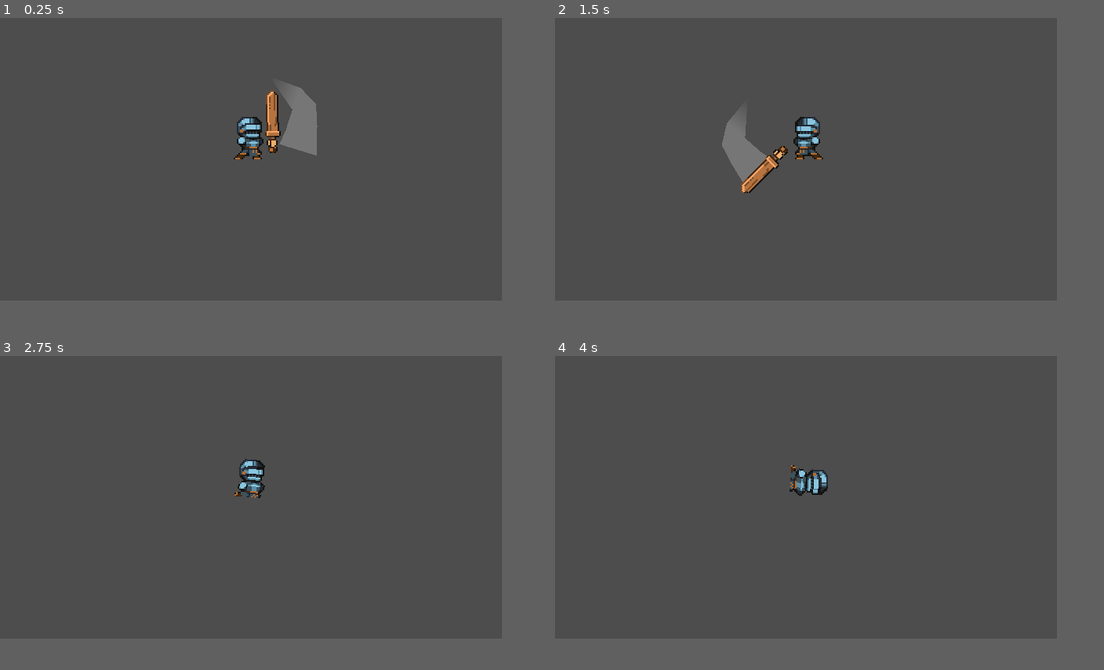
Above: before the commit, frames 1-4 (two rows, left to right).
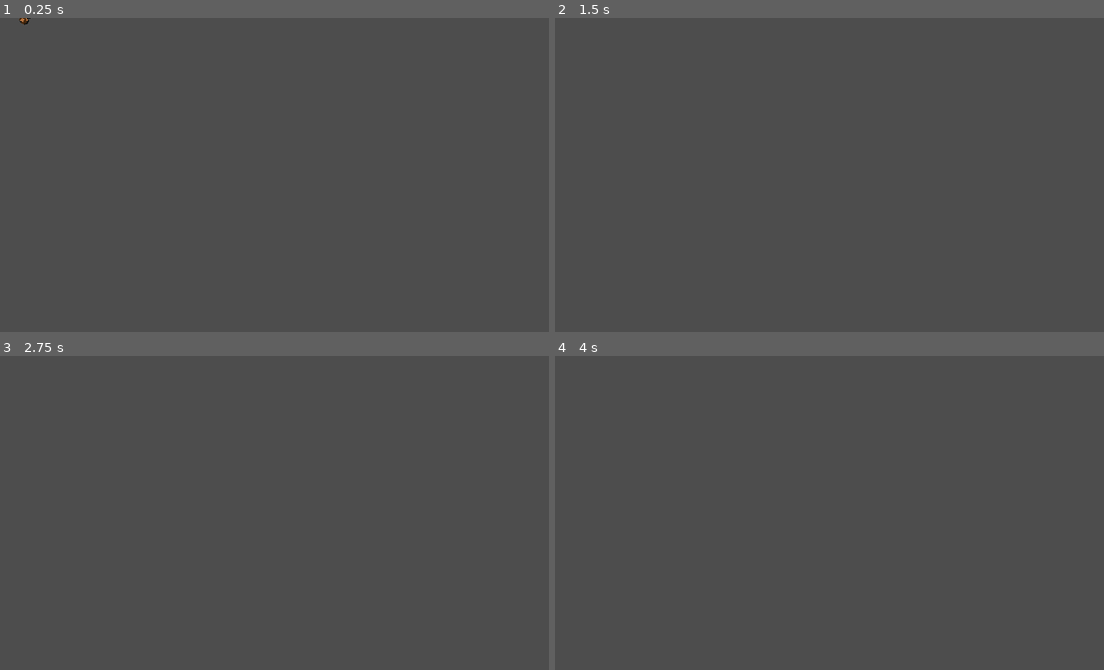
Above: after the commit, the same moments.

Repository: victordev018/Turning-Back-the-Pain
Game: Godot game, scene res://scenes/world_1.tscn
Same seed, same stepped clock (60 frames per second), same inputs: the game is played once before the commit and once after it.
Inputs (mouse positions are in pixels of both pictures, inside the frame that each line leads up to):
- Up to frame 1 (0.25 s): no input
- Up to frame 2 (1.5 s): move the mouse to (917, 143) at 0.52 s; hold W (move_up) 0.53-1.28 s; tap D (move_rigth) at 0.6 s; click (917, 143) at 0.8 s; move the mouse to (703, 175) at 1.27 s; hold S (move_down) from 1.28 s (still down); click (703, 175) at 1.35 s
- Up to frame 3 (2.75 s): right-click (148, 513) at 1.55 s; move the mouse to (301, 434) at 2.02 s; release S (move_down) at 2.03 s; hold W (move_up) from 2.03 s (still down); right-click (301, 434) at 2.1 s; click (301, 434) at 2.17 s; tap D (move_rigth) at 2.3 s
- Up to frame 4 (4 s): tap Enter at 2.75 s; move the mouse to (780, 553) at 2.77 s; tap D (move_rigth) at 2.85 s; click (780, 553) at 3.05 s; tap Space at 3.5 s; move the mouse to (955, 538) at 3.52 s; release W (move_up) at 3.53 s; hold A (move_left) from 3.53 s (still down); click (955, 538) at 3.6 s; right-click (955, 538) at 3.8 s
In our replay, the window is 640x360 before the commit and 700x400 after it. These sizes can differ from the game's own. Grey fills any space a smaller window leaves; there, only what the larger window draws over its background counts as a difference.

The runs differ from the first frame. In frame 1, 2.0% of the frame differs, in the area x 3-58%, y 0-45%; in frame 2, 1.8%; in frame 3, 0.4%; in frame 4, 0.4%.

Commit message:
Add state_machine and update player script

Diff:
--- a/project.godot
+++ b/project.godot
@@ -17,8 +17,8 @@
 
 [display]
 
-window/size/viewport_width=320
-window/size/viewport_height=180
+window/size/viewport_width=350
+window/size/viewport_height=200
 window/size/window_width_override=720
 window/size/window_height_override=360
 window/stretch/mode="canvas_items"
@@ -28,21 +28,37 @@
 move_left={
 "deadzone": 0.5,
 "events": [Object(InputEventKey,"resource_local_to_scene":false,"resource_name":"","device":-1,"window_id":0,"alt_pressed":false,"shift_pressed":false,"ctrl_pressed":false,"meta_pressed":false,"pressed":false,"keycode":0,"physical_keycode":65,"key_label":0,"unicode":97,"echo":false,"script":null)
+, Object(InputEventJoypadMotion,"resource_local_to_scene":false,"resource_name":"","device":-1,"axis":0,"axis_value":-1.0,"script":null)
 ]
 }
 move_rigth={
 "deadzone": 0.5,
 "events": [Object(InputEventKey,"resource_local_to_scene":false,"resource_name":"","device":-1,"window_id":0,"alt_pressed":false,"shift_pressed":false,"ctrl_pressed":false,"meta_pressed":false,"pressed":false,"keycode":0,"physical_keycode":68,"key_label":0,"unicode":100,"echo":false,"script":null)
+, Object(InputEventJoypadMotion,"resource_local_to_scene":false,"resource_name":"","device":-1,"axis":0,"axis_value":1.0,"script":null)
 ]
 }
 move_up={
 "deadzone": 0.5,
 "events": [Object(InputEventKey,"resource_local_to_scene":false,"resource_name":"","device":-1,"window_id":0,"alt_pressed":false,"shift_pressed":false,"ctrl_pressed":false,"meta_pressed":false,"pressed":false,"keycode":0,"physical_keycode":87,"key_label":0,"unicode":119,"echo":false,"script":null)
+, Object(InputEventJoypadMotion,"resource_local_to_scene":false,"resource_name":"","device":-1,"axis":1,"axis_value":-1.0,"script":null)
 ]
 }
 move_down={
 "deadzone": 0.5,
 "events": [Object(InputEventKey,"resource_local_to_scene":false,"resource_name":"","device":-1,"window_id":0,"alt_pressed":false,"shift_pressed":false,"ctrl_pressed":false,"meta_pressed":false,"pressed":false,"keycode":0,"physical_keycode":83,"key_label":0,"unicode":115,"echo":false,"script":null)
+, Object(InputEventJoypadMotion,"resource_local_to_scene":false,"resource_name":"","device":-1,"axis":1,"axis_value":1.0,"script":null)
+]
+}
+attack={
+"deadzone": 0.5,
+"events": [Object(InputEventMouseButton,"resource_local_to_scene":false,"resource_name":"","device":-1,"window_id":0,"alt_pressed":false,"shift_pressed":false,"ctrl_pressed":false,"meta_pressed":false,"button_mask":1,"position":Vector2(171, 17),"global_position":Vector2(175, 58),"factor":1.0,"button_index":1,"canceled":false,"pressed":true,"double_click":false,"script":null)
+, Object(InputEventJoypadButton,"resource_local_to_scene":false,"resource_name":"","device":-1,"button_index":2,"pressure":0.0,"pressed":true,"script":null)
+]
+}
+roll={
+"deadzone": 0.5,
+"events": [Object(InputEventMouseButton,"resource_local_to_scene":false,"resource_name":"","device":-1,"window_id":0,"alt_pressed":false,"shift_pressed":false,"ctrl_pressed":false,"meta_pressed":false,"button_mask":2,"position":Vector2(138, 20),"global_position":Vector2(142, 61),"factor":1.0,"button_index":2,"canceled":false,"pressed":true,"double_click":false,"script":null)
+, Object(InputEventJoypadMotion,"resource_local_to_scene":false,"resource_name":"","device":-1,"axis":4,"axis_value":1.0,"script":null)
 ]
 }
 
--- a/scenes/player.tscn
+++ b/scenes/player.tscn
@@ -243,6 +243,70 @@
 "values": [-1.87946]
 }
 
+[sub_resource type="Animation" id="Animation_sw3s0"]
+resource_name = "RollLeft"
+length = 0.5
+tracks/0/type = "value"
+tracks/0/imported = false
+tracks/0/enabled = true
+tracks/0/path = NodePath("RollSprite:frame")
+tracks/0/interp = 1
+tracks/0/loop_wrap = true
+tracks/0/keys = {
+"times": PackedFloat32Array(0),
+"transitions": PackedFloat32Array(1),
+"update": 1,
+"values": [1]
+}
+tracks/1/type = "value"
+tracks/1/imported = false
+tracks/1/enabled = true
+tracks/1/path = NodePath("RollSprite:rotation")
+tracks/1/interp = 2
+tracks/1/loop_wrap = true
+tracks/1/keys = {
+"times": PackedFloat32Array(0, 0.5),
+"transitions": PackedFloat32Array(1, 1.10957),
+"update": 0,
+"values": [0.0, -6.28319]
+}
+tracks/2/type = "value"
+tracks/2/imported = false
+tracks/2/enabled = true
+tracks/2/path = NodePath("RollSprite:visible")
+tracks/2/interp = 1
+tracks/2/loop_wrap = true
+tracks/2/keys = {
+"times": PackedFloat32Array(0, 0.5),
+"transitions": PackedFloat32Array(1, 1),
+"update": 1,
+"values": [true, false]
+}
+tracks/3/type = "value"
+tracks/3/imported = false
+tracks/3/enabled = true
+tracks/3/path = NodePath("Animation:visible")
+tracks/3/interp = 1
+tracks/3/loop_wrap = true
+tracks/3/keys = {
+"times": PackedFloat32Array(0, 0.5),
+"transitions": PackedFloat32Array(1, 1),
+"update": 1,
+"values": [false, true]
+}
+tracks/4/type = "value"
+tracks/4/imported = false
+tracks/4/enabled = true
+tracks/4/path = NodePath("SwordNode:visible")
+tracks/4/interp = 1
+tracks/4/loop_wrap = true
+tracks/4/keys = {
+"times": PackedFloat32Array(0, 0.5),
+"transitions": PackedFloat32Array(1, 1),
+"update": 1,
+"values": [false, true]
+}
+
 [sub_resource type="Animation" id="Animation_vor7p"]
 resource_name = "RollRight"
 length = 0.5
@@ -307,70 +371,6 @@
 "values": [false, true]
 }
 
-[sub_resource type="Animation" id="Animation_sw3s0"]
-resource_name = "RollLeft"
-length = 0.5
-tracks/0/type = "value"
-tracks/0/imported = false
-tracks/0/enabled = true
-tracks/0/path = NodePath("RollSprite:frame")
-tracks/0/interp = 1
-tracks/0/loop_wrap = true
-tracks/0/keys = {
-"times": PackedFloat32Array(0),
-"transitions": PackedFloat32Array(1),
-"update": 1,
-"values": [1]
-}
-tracks/1/type = "value"
-tracks/1/imported = false
-tracks/1/enabled = true
-tracks/1/path = NodePath("RollSprite:rotation")
-tracks/1/interp = 2
-tracks/1/loop_wrap = true
-tracks/1/keys = {
-"times": PackedFloat32Array(0, 0.5),
-"transitions": PackedFloat32Array(1, 1),
-"update": 0,
-"values": [0.0, -6.28319]
-}
-tracks/2/type = "value"
-tracks/2/imported = false
-tracks/2/enabled = true
-tracks/2/path = NodePath("RollSprite:visible")
-tracks/2/interp = 1
-tracks/2/loop_wrap = true
-tracks/2/keys = {
-"times": PackedFloat32Array(0, 0.5),
-"transitions": PackedFloat32Array(1, 1),
-"update": 1,
-"values": [true, false]
-}
-tracks/3/type = "value"
-tracks/3/imported = false
-tracks/3/enabled = true
-tracks/3/path = NodePath("Animation:visible")
-tracks/3/interp = 1
-tracks/3/loop_wrap = true
-tracks/3/keys = {
-"times": PackedFloat32Array(0, 0.5),
-"transitions": PackedFloat32Array(1, 1),
-"update": 1,
-"values": [false, true]
-}
-tracks/4/type = "value"
-tracks/4/imported = false
-tracks/4/enabled = true
-tracks/4/path = NodePath("SwordNode:visible")
-tracks/4/interp = 1
-tracks/4/loop_wrap = true
-tracks/4/keys = {
-"times": PackedFloat32Array(0, 0.5),
-"transitions": PackedFloat32Array(1, 1),
-"update": 1,
-"values": [false, true]
-}
-
 [sub_resource type="AnimationLibrary" id="AnimationLibrary_xv3we"]
 _data = {
 "Attack": SubResource("Animation_otf4t"),
@@ -419,7 +419,6 @@
 [node name="SwordSprite" type="Sprite2D" parent="SwordNode/Area2D"]
 position = Vector2(10.1994, 16.7921)
 rotation = -1.87946
-scale = Vector2(1, 1)
 texture = ExtResource("5_5mi12")
 centered = false
 offset = Vector2(-7, -39)
@@ -436,11 +435,10 @@
 [node name="CollisionShape2D" type="CollisionShape2D" parent="SwordNode/Area2D"]
 position = Vector2(-8.34348, 3.51941)
 rotation = -0.443677
-scale = Vector2(1, 1)
 shape = SubResource("RectangleShape2D_abuey")
 
 [node name="Polygon2D" type="Polygon2D" parent="SwordNode"]
-modulate = Color(1, 1, 1, 0.235294)
+modulate = Color(1, 1, 1, 0)
 z_index = -1
 position = Vector2(-6, -4)
 rotation = 0.0147984
--- a/scenes/world_1.tscn
+++ b/scenes/world_1.tscn
@@ -6,4 +6,5 @@
 
 [node name="Player" parent="." instance=ExtResource("1_rnydu")]
 
-[node name="Camera2D" type="Camera2D" parent="Player"]
+[node name="Polygon2D" type="Polygon2D" parent="."]
+polygon = PackedVector2Array(115, -25, 107, -71, 151, -72, 156, -30)
--- a/scripts/player.gd
+++ b/scripts/player.gd
@@ -1,17 +1,19 @@
 extends CharacterBody2D
 
+@onready var animation = $Animation
+## Movimentação do Player
+var _move_speed: float = 100
+var _friction : float = 0.8
+var _acceleration: float = 0.4
+var _direction : Vector2 = Vector2()
 ## Referência do nó da Espada
 @onready var mySword = get_node("SwordNode")
 ## Direção do Player
 var facing : int = 1
 var mpos: Vector2 = Vector2.ZERO
-var direction: Vector2 = Vector2.ZERO
 
 func _ready():
 	set_process(true)
-
-func _draw():
-	pass
 
 ## Ajustar direção para onde o Player está olhando.
 func manageFacing():
@@ -22,7 +24,6 @@
 func manageSword():
 	# Ajustar escala do player conforme o facing
 	mySword.scale.x = facing
-
 	# Apontar a espada
 	mySword.look_at(mpos)
 	mySword.rotation = mySword.rotation - 280.0 * int(facing < 0)
@@ -31,16 +32,42 @@
 	$Animation.scale.x = facing;
 	$RollSprite.scale.x = facing;
 
+func _physics_process(delta):
+	_move()
+	move_and_slide()
+	state_machine()
+
+func _move() -> void:
+	_direction = Vector2(
+		Input.get_axis("move_left", "move_rigth"),
+		Input.get_axis("move_up", "move_down")
+	)
+	if _direction != Vector2.ZERO:
+		velocity.x = lerp(velocity.x, _direction.normalized().x * _move_speed, _acceleration)
+		velocity.y = lerp(velocity.y, _direction.normalized().y * _move_speed, _acceleration)
+		return
+
+	velocity.x = lerp(velocity.x, _direction.normalized().x * _move_speed, _friction)
+	velocity.y = lerp(velocity.y, _direction.normalized().y * _move_speed, _friction)
+
 func _process(delta):
 	mpos = get_global_mouse_position();
 	manageFacing()
 	manageSword()
 
 	# Atacar
-	if Input.is_mouse_button_pressed(MOUSE_BUTTON_LEFT):
+	if Input.is_action_just_pressed("attack"):
 		$AnimationPlayer.play("Attack")
 
 	# Rolar
-	if Input.is_mouse_button_pressed(MOUSE_BUTTON_RIGHT):
+	if Input.is_action_just_pressed("roll"):
 		var _rollAnimation = "RollRight" if facing > 0 else "RollLeft"
+
 		$AnimationPlayer.play(_rollAnimation)
+
+func state_machine():
+	var state = "Idle"
+	if _direction.x > 0 or _direction.x < 0:
+		state = "Run"
+	if animation.name != state:
+		animation.play(state)
